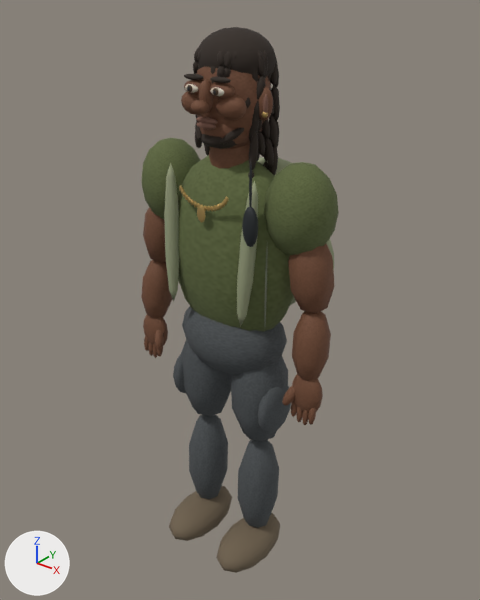
Before and after pictures for a commit that changed the glTF model public/game/models/characters/ronniebaby.glb.
One viewpoint serves both versions: a 50 mm camera at (1.251, -1.528, 1.969) aimed at (-0.03, 0.073, 0.976). Arrows for +X, +Y and +Z are at lower left; the lights stay in place. The first picture is the older version. Vertices at exactly the same position are counted once.

The first picture shows 'Dark brown modeled locs', 'Gray utility trousers', 'Olive shirt / woven texture', 'Olive tactical canvas', 'Warm skin with embedded albedo', 'Weathered brown boots' and 6 more.
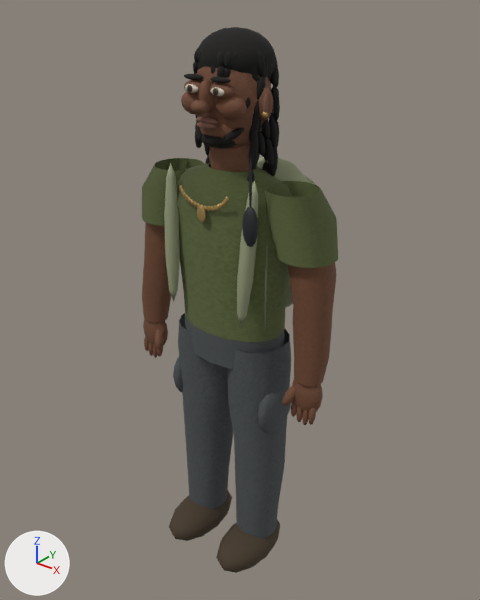
What changed in the scene script:
```text
Change mat_weathered_brown_boots:
    where n0 = _N.new('ShaderNodeBsdfPrincipled'); n0.name = 'Principled BSDF'
    n0.inputs[0].default_value: (0.16, 0.12, 0.075, 1.0) -> (0.06, 0.04, 0.022, 1.0)  # 'Base Color', brown #6f614d -> 'Base Color', brown #453829
Change me_olive_shirt___woven_texture:
    remove me_olive_shirt___woven_texture.from_pydata(...)  # 373 vertices, 664 faces; spans x -0.358..0.358, y -0.14..0.14, z 0.875..1.51
    add me_olive_shirt___woven_texture.from_pydata(...)  # 204 vertices, 288 faces; spans x -0.37..0.37, y -0.135..0.135, z 0.94..1.46
    me_olive_shirt___woven_texture part 1: the loose piece of 171 vertices spanning x -0.245..0.245, y -0.14..0.14, z 0.875..1.505 is rebuilt with 102 vertices and now spans x -0.235..0.235, y -0.135..0.135, z 0.94..1.46
    me_olive_shirt___woven_texture part 2: the loose piece of 101 vertices spanning x 0.142..0.358, y -0.105..0.105, z 1.23..1.51 is rebuilt with 51 vertices and now spans x 0.14..0.37, y -0.1..0.1, z 1.24..1.43
    me_olive_shirt___woven_texture part 3: the loose piece of 101 vertices spanning x -0.358..-0.142, y -0.105..0.105, z 1.23..1.51 is rebuilt with 51 vertices and now spans x -0.37..-0.14, y -0.1..0.1, z 1.24..1.43
Change me_gray_utility_trousers:
    remove me_gray_utility_trousers.from_pydata(...)  # 433 vertices, 788 faces; spans x -0.225..0.225, y -0.135..0.135, z 0.104..1.03
    add me_gray_utility_trousers.from_pydata(...)  # 457 vertices, 784 faces; spans x -0.225..0.225, y -0.13..0.13, z 0.12..0.96
    me_gray_utility_trousers part 4: the loose piece of 105 vertices spanning x -0.2..0.2, y -0.135..0.135, z 0.75..1.03 is rebuilt with 51 vertices and now spans x -0.19..0.19, y -0.13..0.13, z 0.83..0.96
    me_gray_utility_trousers part 5: the loose piece of 44 vertices spanning x -0.214..-0.016, y -0.097..0.097, z 0.5..0.92 is rebuilt with 117 vertices and now spans x -0.218..-0.002, y -0.11..0.11, z 0.12..0.91
    me_gray_utility_trousers part 6: the loose piece of 44 vertices spanning x 0.016..0.214, y -0.097..0.097, z 0.5..0.92 is rebuilt with 117 vertices and now spans x 0.002..0.218, y -0.11..0.11, z 0.12..0.91
    me_gray_utility_trousers part 7: the loose piece of 34 vertices spanning x 0.046..0.194, y -0.084..0.069, z 0.104..0.516 is deleted
    me_gray_utility_trousers part 8: the loose piece of 34 vertices spanning x -0.194..-0.046, y -0.084..0.069, z 0.104..0.516 is deleted
Change me_warm_skin_with_embedded_albedo:
    remove me_warm_skin_with_embedded_albedo.from_pydata(...)  # 1843 vertices, 3500 faces; spans x -0.385..0.385, y -0.163..0.104, z 0.704..1.824
    add me_warm_skin_with_embedded_albedo.from_pydata(...)  # 1903 vertices, 3564 faces; spans x -0.385..0.385, y -0.163..0.104, z 0.704..1.824
    me_warm_skin_with_embedded_albedo part 9: the loose piece of 34 vertices spanning x -0.373..-0.227, y -0.075..0.063, z 1.066..1.324 is rebuilt with 98 vertices and now spans x -0.385..-0.204, y -0.08..0.065, z 0.86..1.28
    me_warm_skin_with_embedded_albedo part 10: the loose piece of 34 vertices spanning x 0.268..0.382, y -0.086..0.034, z 0.848..1.092 is rebuilt with 98 vertices and now spans x 0.204..0.385, y -0.08..0.065, z 0.86..1.28
    me_warm_skin_with_embedded_albedo part 11: the loose piece of 34 vertices spanning x -0.382..-0.268, y -0.086..0.034, z 0.848..1.092 is deleted
    me_warm_skin_with_embedded_albedo part 12: the loose piece of 34 vertices spanning x 0.227..0.373, y -0.075..0.063, z 1.066..1.324 is deleted
```

Boxes [x1, y1, x2, y2] around the edits, measured in the pictures (480 x 600 px):
'Olive shirt / woven texture', reshaped
    before: [142, 138, 339, 331]
    after: [142, 158, 338, 342]
'Gray utility trousers', reshaped
    before: [173, 306, 291, 528]
    after: [173, 313, 291, 538]
'Warm skin with embedded albedo', reshaped
    before: [141, 66, 334, 425]
    after: [142, 66, 336, 425]
'Weathered brown boots', recoloured (darker)
    both: [169, 490, 280, 573]
part 1 of me_olive_shirt___woven_texture, rebuilt
    before: [178, 155, 294, 331]
    after: [177, 162, 293, 342]
part 2 of me_olive_shirt___woven_texture, rebuilt (8% shorter)
    before: [264, 162, 339, 257]
    after: [265, 181, 338, 268]
part 3 of me_olive_shirt___woven_texture, rebuilt (16% shorter)
    before: [142, 138, 201, 219]
    after: [142, 158, 204, 226]
part 4 of me_gray_utility_trousers, rebuilt
    before: [182, 306, 287, 375]
    after: [185, 317, 285, 369]
part 5 of me_gray_utility_trousers, rebuilt
    before: [181, 340, 231, 416]
    after: [178, 313, 233, 509]
part 6 of me_gray_utility_trousers, rebuilt
    before: [231, 356, 288, 441]
    after: [227, 329, 291, 538]
part 7 of me_gray_utility_trousers, deleted
    before: [238, 440, 279, 528]
part 8 of me_gray_utility_trousers, deleted
    before: [189, 415, 228, 499]
part 9 of me_warm_skin_with_embedded_albedo, rebuilt
    before: [143, 207, 166, 262]
    after: [142, 223, 171, 322]
part 10 of me_warm_skin_with_embedded_albedo, rebuilt
    before: [292, 311, 331, 380]
    after: [287, 263, 336, 386]
part 11 of me_warm_skin_with_embedded_albedo, deleted (brown)
    before: [141, 260, 172, 318]
part 12 of me_warm_skin_with_embedded_albedo, deleted (brown)
    before: [288, 243, 334, 313]
